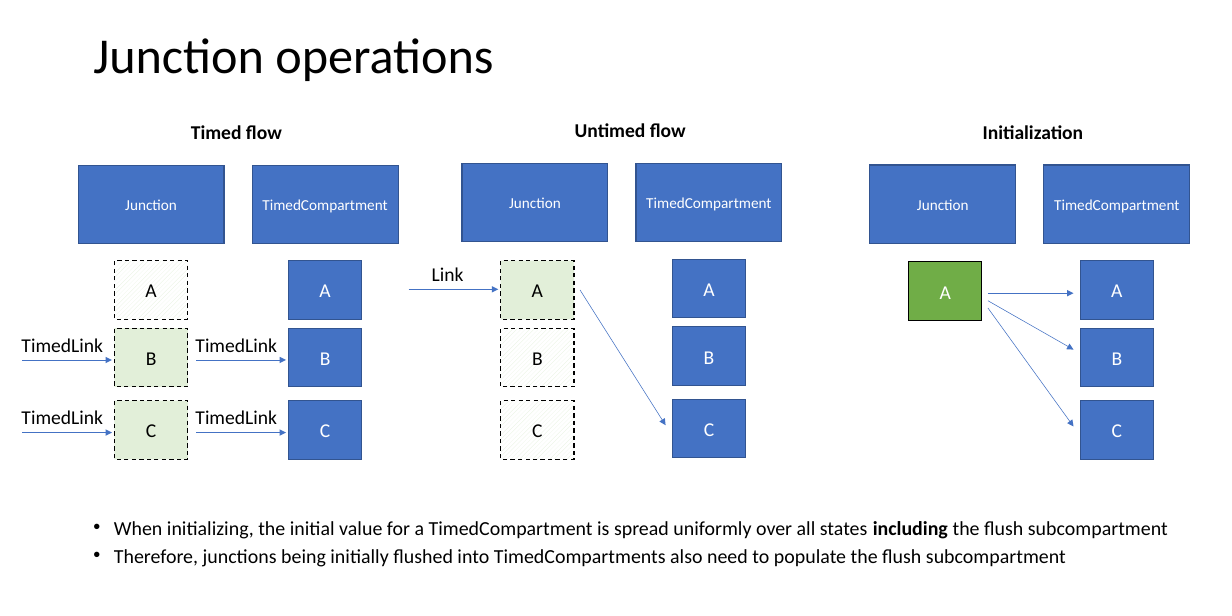
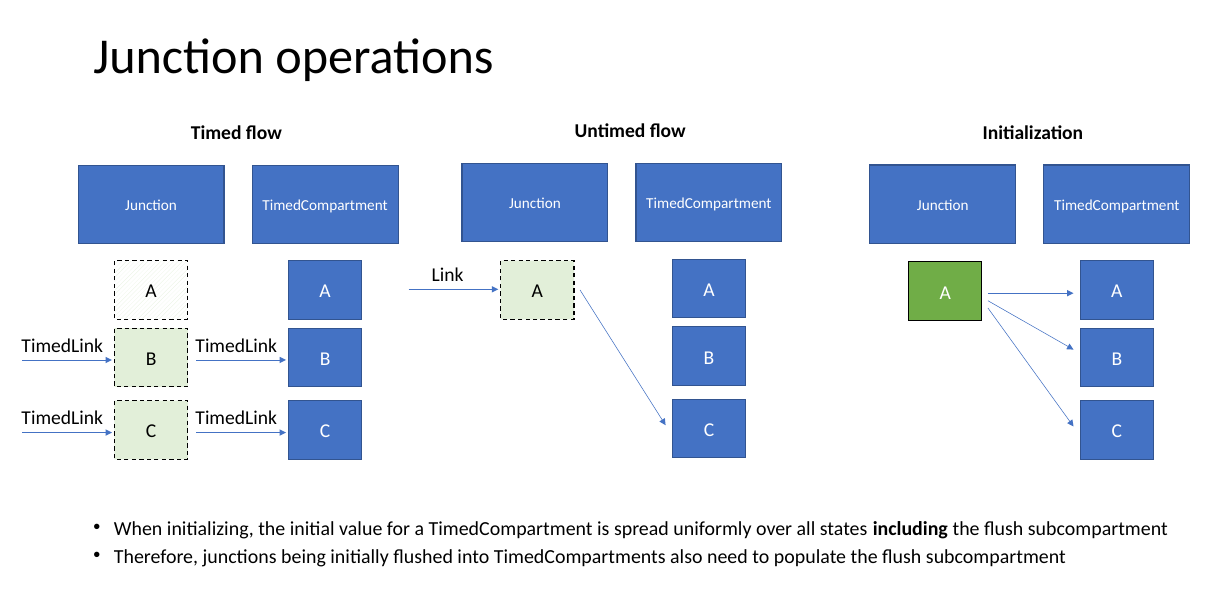
Before and after one commit to atomicateam/atomica, a slide deck: slide 7 of docs/general/timed-examples.pptx. Drawn at 1232x616 pixels with LibreOffice and Linux fonts; fonts in the diff are those of the drawing. Boxes give left, top, right and bottom in pixels: in the first picture for what was removed or moved away, otherwise in the second. Text is boxed around its words. In the diff, an @@ line names an element or a change of style, - is before the commit and + after.

```diff
--- a/docs/general/timed-examples.pptx
+++ b/docs/general/timed-examples.pptx
@@ rectangle removed at <box>501,329,574,387</box> @@
-B
@@ rectangle removed at <box>501,400,574,459</box> @@
-C
```
Also in this commit, not shown: 2 other slides changed, 13 other files.
